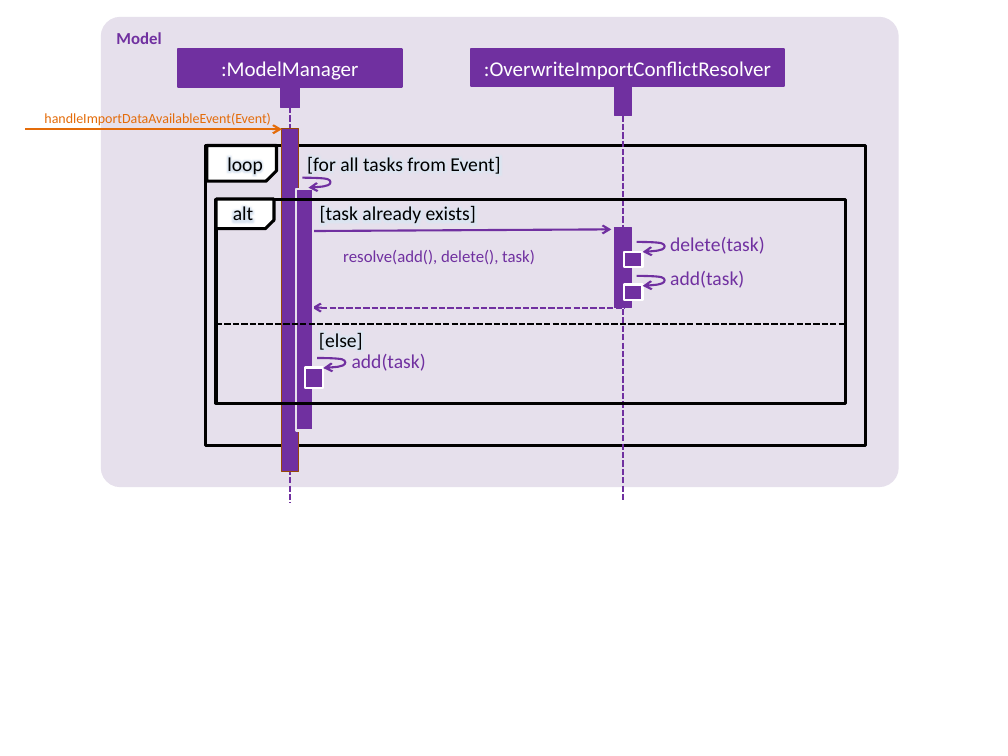
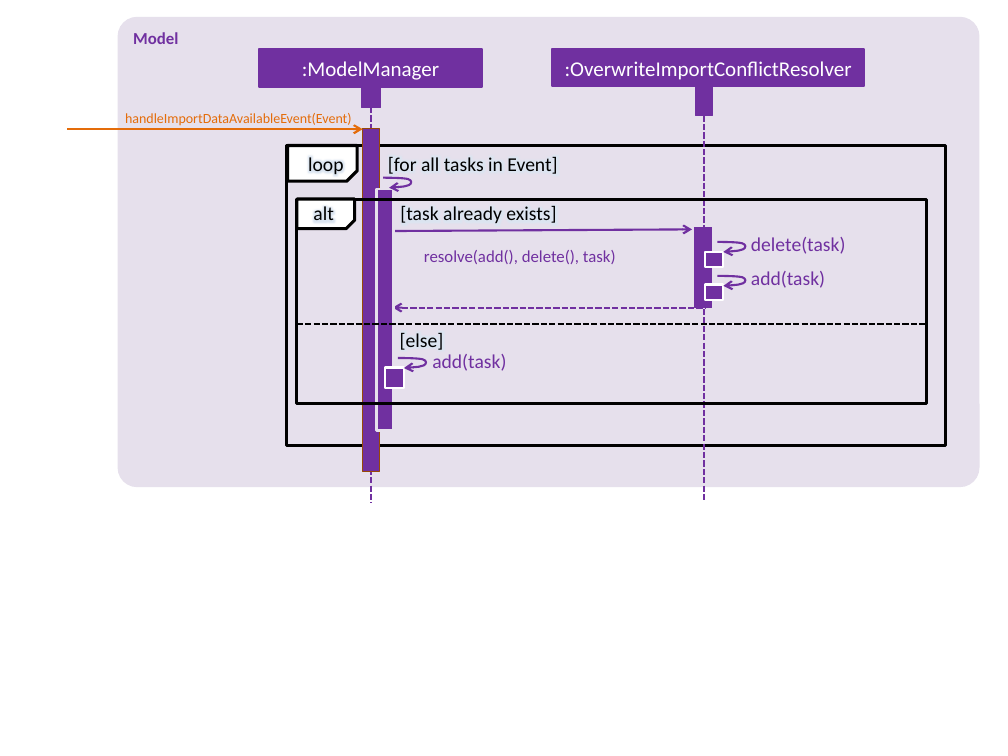
Before and after one commit to sijie123/CS2103-DeadlineManager, a slide deck: slide 1 of docs/diagrams/ImportConflictResolverSequenceDiagram.pptx. Drawn at 1008x756 pixels with LibreOffice and Linux fonts; fonts in the diff are those of the drawing. Boxes give left, top, right and bottom in pixels: in the first picture for what was removed or moved away, otherwise in the second. Text is boxed around its words. In the diff, an @@ line names an element or a change of style, - is before the commit and + after.

```diff
--- a/docs/diagrams/ImportConflictResolverSequenceDiagram.pptx
+++ b/docs/diagrams/ImportConflictResolverSequenceDiagram.pptx
@@ rounded rectangle "Model" resized from (x1=101, y1=17, x2=899, y2=488) to (x1=118, y1=17, x2=980, y2=488) @@
@@ arrow moved from (25, 129) - (282, 129) to (68, 129) - (363, 129) @@
@@ text at (x1=308, y1=157, x2=557, y2=177): text changed @@
-loop [for all tasks from Event]
+loop [for all tasks in Event]
@@ 12 rectangles, 7 texts, 4 freeform shapes, 3 lines, 2 arrows, 2 snip rects moved together from (x1=44, y1=48, x2=865, y2=503) to (x1=125, y1=48, x2=946, y2=503) @@
```
Also in this commit, not shown: 3 other files.
